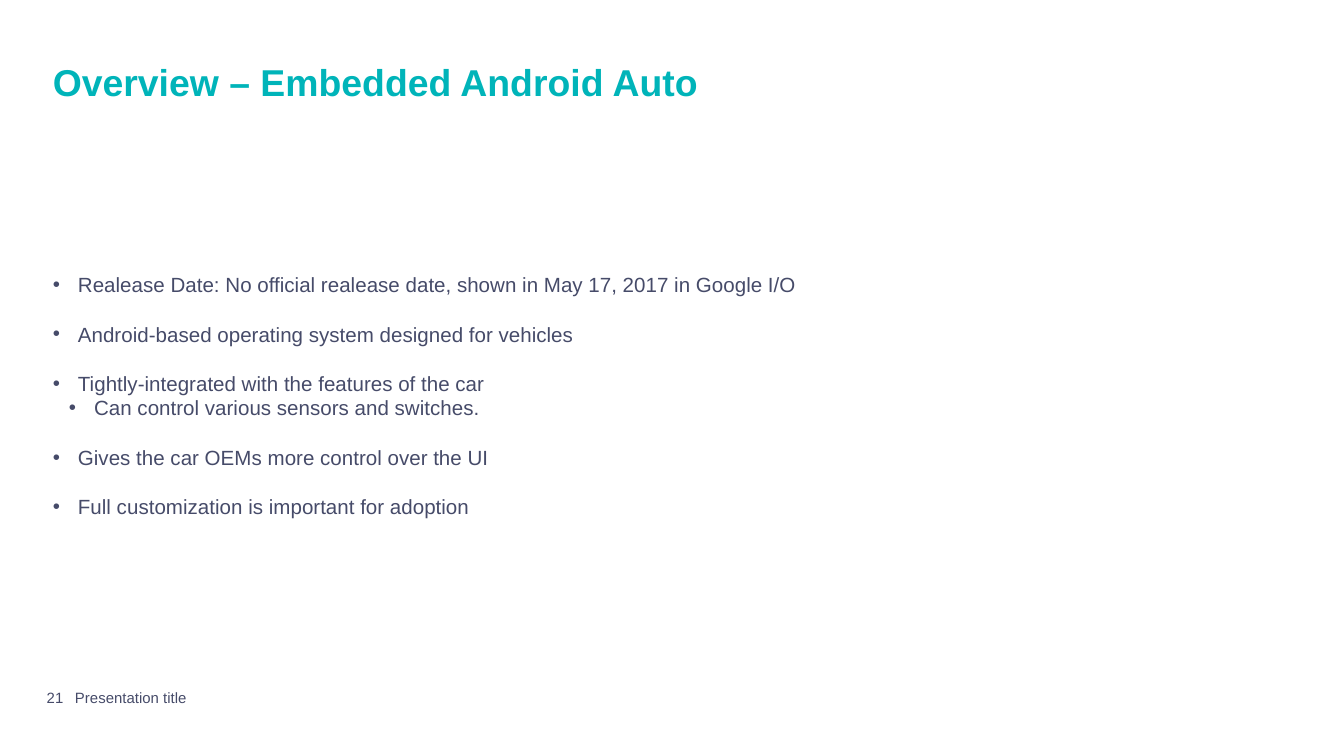
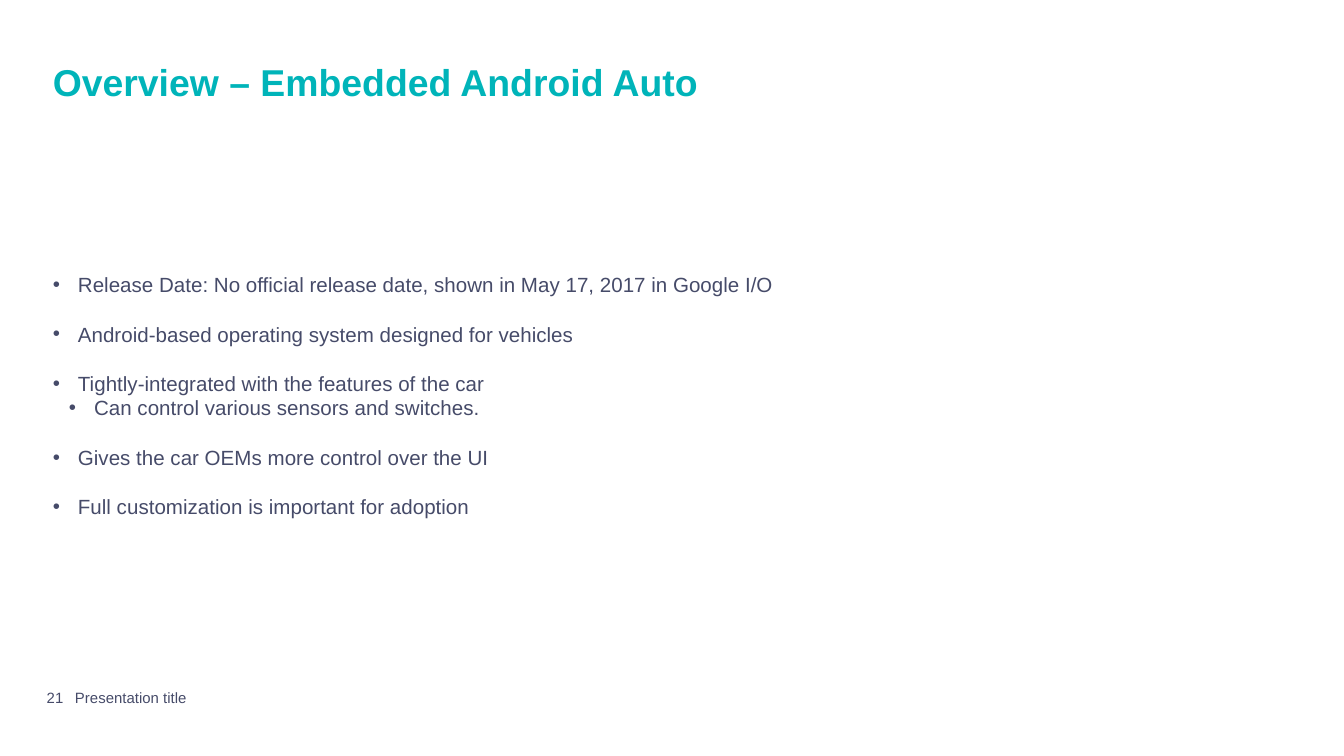
Before and after one commit to mpiresgro/AndroidAutoInfo, a slide deck: slide 21 of Final/Presentation_Joao_Mauro.pptx. Drawn at 1344x756 pixels with LibreOffice and Linux fonts; fonts in the diff are those of the drawing; background and template pictures are left out. Boxes give left, top, right and bottom in pixels: in the first picture for what was removed or moved away, otherwise in the second. Text is boxed around its words. In the diff, an @@ line names an element or a change of style, - is before the commit and + after.

```diff
--- a/Final/Presentation_Joao_Mauro.pptx
+++ b/Final/Presentation_Joao_Mauro.pptx
@@ text at <box>78,277,772,297</box>: text changed @@
-• Realease Date: No official realease date, shown in May 17, 2017 in Google I/O
+• Release Date: No official release date, shown in May 17, 2017 in Google I/O
```
Also in this commit, not shown: 12 other slides changed, 18 slides removed.
